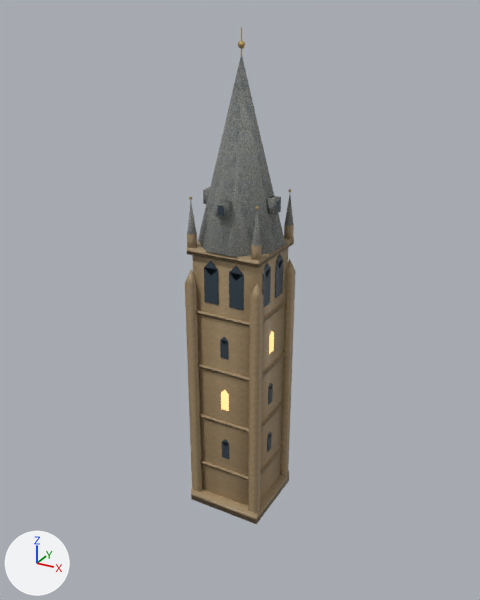
The glTF model game/voxario/Eryndor/Assets/Models/valoria/city/tower_a.glb, before and after one commit.
Camera for both pictures: a 50 mm camera at (34.3, -62.6, 59.0) aimed at (-0.7, 0.9, 27.2). Arrows for +X, +Y and +Z are at lower left; the lights stay in place. The first picture is the older version. Vertices at exactly the same position are counted once.

Before the edit, the objects in view are built like this:
```python
me_tower_a = bpy.data.meshes.new('tower_a')
me_tower_a.from_pydata(...)  # 937 vertices, 1468 faces; spans x -4.8..4.8, y -4.8..4.8, z 0.0..57.2
# faces by material slot: [228, 144, 456, 72, 568]
me_tower_a.materials.append(mat_limestone)
me_tower_a.materials.append(mat_lead_roof)
me_tower_a.materials.append(mat_dark_glass)
me_tower_a.materials.append(mat_window_glow)
me_tower_a.materials.append(mat_aged_gold)
# before: 0 (4.8, 4.8, 0.0) at pixel (288, 480), 3 (4.8, -4.8, 0.0) at pixel (256, 524), 4 (-4.8, -4.8, 0.0) at pixel (191, 499), 7 (-4.8, 4.8, 0.0)
ob_tower_a = bpy.data.objects.new('tower_a', me_tower_a)
ob_tower_a.location = (0.0, 0.0, 0.0)
```
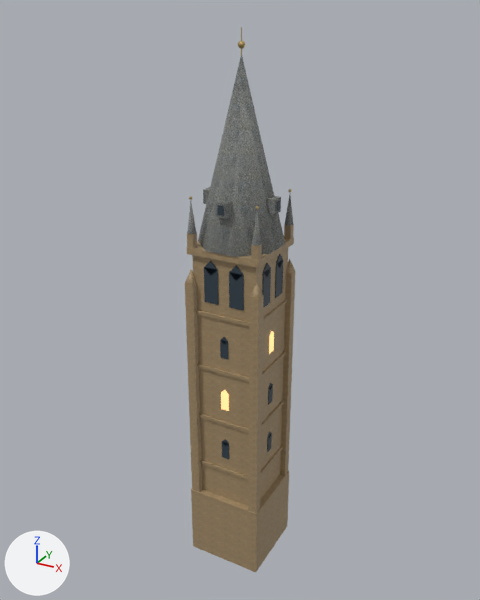
Edits to the bpy script that builds the scene:
```text
Change me_tower_a:
    used by ob_tower_a; location = (0.0, 0.0, 0.0)
    remove me_tower_a.from_pydata(...)  # 937 vertices, 1468 faces; spans x -4.8..4.8, y -4.8..4.8, z 0.0..57.2
    add me_tower_a.from_pydata(...)  # 937 vertices, 1468 faces; spans x -4.8..4.8, y -4.8..4.8, z -8.0..57.2
    me_tower_a part 1
    add for i in [0, 3, 4, 7]: me_tower_a.vertices[i].co += Vector((0.0, 0.0, -8.0))
    me_tower_a part 2: 751 of the faces centred in x -4.8..4.8, y -4.8..4.8, z 0.0..40.4 are now shaded flat
```

What differs and where, as boxes (x1, y1, x2, y2) in the pictures (480 x 600 px; the box of a moved part takes in the faces that stretch with it):
'tower_a', reshaped, shading changed (10% taller)
    before: (185, 27, 295, 524)
    after: (185, 27, 295, 572)
part 1 of me_tower_a, moved or reshaped
    before: (191, 472, 289, 524)
    after: (191, 472, 289, 572)
part 2 of me_tower_a, shading changed
    before: (187, 189, 294, 524)
    after: (187, 189, 294, 572)
